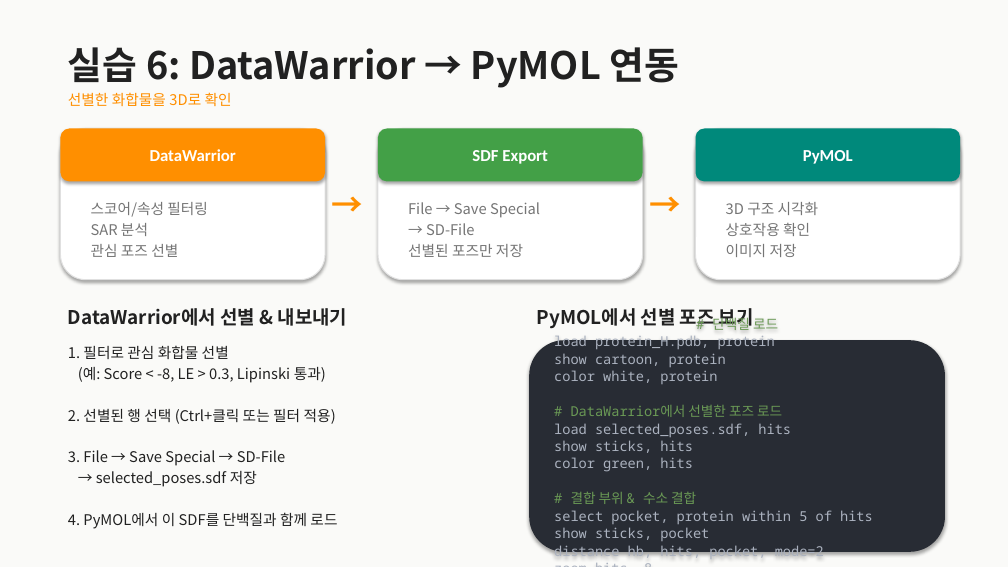
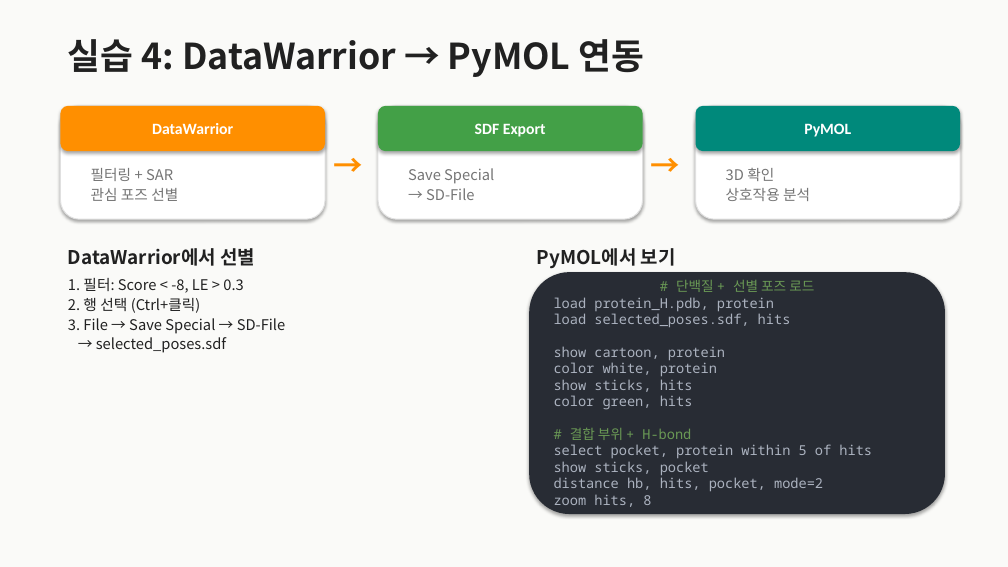
Before and after one commit to fourmodern/molecular_docking_tutorial, a slide deck: slide 6 of DataWarrior_Tutorial.pptx (slide 8 before the commit). Drawn at 1008x567 pixels with LibreOffice and Linux fonts; fonts in the diff are those of the drawing. Boxes give left, top, right and bottom in pixels: in the first picture for what was removed or moved away, otherwise in the second. Text is boxed around its words. In the diff, an @@ line names an element or a change of style, - is before the commit and + after.

```diff
--- a/DataWarrior_Tutorial.pptx
+++ b/DataWarrior_Tutorial.pptx
@@ text at bbox=[68, 39, 645, 77]: text changed; size 36 to 34 pt @@
-실습 6: DataWarrior → PyMOL 연동
+실습 4: DataWarrior → PyMOL 연동
@@ size 16 to 15 pt in 3 elements at bbox=[378, 106, 643, 151], bbox=[696, 106, 960, 151], bbox=[60, 106, 325, 151] @@
@@ rounded rectangle "DataWarrior": place and size @@
-rounded rectangle "DataWarrior" at bbox=[60, 129, 325, 181]
+rounded rectangle "DataWarrior" at bbox=[60, 106, 325, 151]
@@ rounded rectangle: place and size @@
-rounded rectangle at bbox=[60, 129, 325, 280]
+rounded rectangle at bbox=[60, 106, 325, 219]
@@ text removed at bbox=[68, 92, 232, 106] @@
-선별한 화합물을 3D로 확인
@@ rounded rectangle "SDF Export": place and size @@
-rounded rectangle "SDF Export" at bbox=[378, 129, 643, 181]
+rounded rectangle "SDF Export" at bbox=[378, 106, 643, 151]
@@ rounded rectangle: place and size @@
-rounded rectangle at bbox=[378, 129, 643, 280]
+rounded rectangle at bbox=[378, 106, 643, 219]
@@ rounded rectangle "PyMOL": place and size @@
-rounded rectangle "PyMOL" at bbox=[696, 129, 960, 181]
+rounded rectangle "PyMOL" at bbox=[696, 106, 960, 151]
@@ rounded rectangle: place and size @@
-rounded rectangle at bbox=[696, 129, 960, 280]
+rounded rectangle at bbox=[696, 106, 960, 219]
@@ text "→": place and size @@
-text "→" at bbox=[318, 181, 378, 219]
+text "→" at bbox=[318, 144, 378, 181]
@@ text "→" at bbox=[318, 144, 378, 181]: size 30 to 28 pt; less space between paragraphs @@
@@ text "→": place and size @@
-text "→" at bbox=[635, 181, 696, 219]
+text "→" at bbox=[635, 144, 696, 181]
@@ text "→" at bbox=[635, 144, 696, 181]: size 30 to 28 pt; less space between paragraphs @@
@@ text "필터링 + SAR": place and size @@
-text "필터링 + SAR" at bbox=[91, 202, 208, 257]
+text "필터링 + SAR" at bbox=[91, 168, 178, 201]
@@ text at bbox=[91, 168, 173, 181]: text changed @@
-스코어/속성 필터링
-SAR 분석
+필터링 + SAR
@@ text "Save Special": place and size @@
-text "Save Special" at bbox=[408, 202, 540, 257]
+text "Save Special" at bbox=[408, 168, 494, 200]
@@ text at bbox=[408, 168, 494, 184]: text changed @@
-File → Save Special
+Save Special
@@ text at bbox=[726, 168, 810, 201]: text changed @@
-3D 구조 시각화
-상호작용 확인
-이미지 저장
+3D 확인
+상호작용 분석
@@ text at bbox=[91, 188, 178, 201]: less space between paragraphs @@
@@ text at bbox=[426, 188, 474, 200]: less space between paragraphs @@
@@ text added at bbox=[68, 248, 255, 266], 18 pt, text #212121, bold @@
+DataWarrior에서 선별
@@ text at bbox=[408, 244, 523, 257]: paragraph removed @@
-선별된 포즈만 저장
@@ text at bbox=[537, 248, 676, 269]: text changed @@
-PyMOL에서 선별 포즈 보기
+PyMOL에서 보기
@@ text at bbox=[68, 278, 285, 353]: text changed; size 18 to 14 pt; bold off @@
-DataWarrior에서 선별 & 내보내기
+1. 필터: Score < -8, LE > 0.3
+2. 행 선택 (Ctrl+클릭)
+3. File → Save Special → SD-File
+→ selected_poses.sdf
@@ rounded rectangle "# 단백질 + 선별 포즈 ...": place and size @@
-rounded rectangle "# 단백질 + 선별 포즈 ..." at bbox=[529, 340, 945, 552]
+rounded rectangle "# 단백질 + 선별 포즈 ..." at bbox=[529, 272, 945, 514]
@@ text in rounded rectangle at bbox=[554, 297, 872, 507]: less space between paragraphs @@
@@ text in rounded rectangle at bbox=[676, 280, 814, 292]: text changed @@
-# 단백질 로드
+# 단백질 + 선별 포즈 로드
@@ text in rounded rectangle at bbox=[554, 313, 791, 327]: paragraph added @@
+load selected_poses.sdf, hits
@@ text removed at bbox=[68, 346, 337, 529] @@
-1. 필터로 관심 화합물 선별
-(예: Score < -8, LE > 0.3, Lipinski 통과)
-2. 선별된 행 선택 (Ctrl+클릭 또는 필터 적용)
-3. File → Save Special → SD-File
-→ selected_poses.sdf 저장
-4. PyMOL에서 이 SDF를 단백질과 함께 로드
@@ text in rounded rectangle at bbox=[554, 405, 791, 437]: paragraphs removed @@
-# DataWarrior에서 선별한 포즈 로드
-load selected_poses.sdf, hits
@@ text in rounded rectangle at bbox=[570, 427, 691, 440]: text changed @@
-# 결합 부위 & 수소 결합
+# 결합 부위 + H-bond
```
Also in this commit, not shown: 5 other slides changed, 1 slide added, 4 slides removed, 1 other file.
